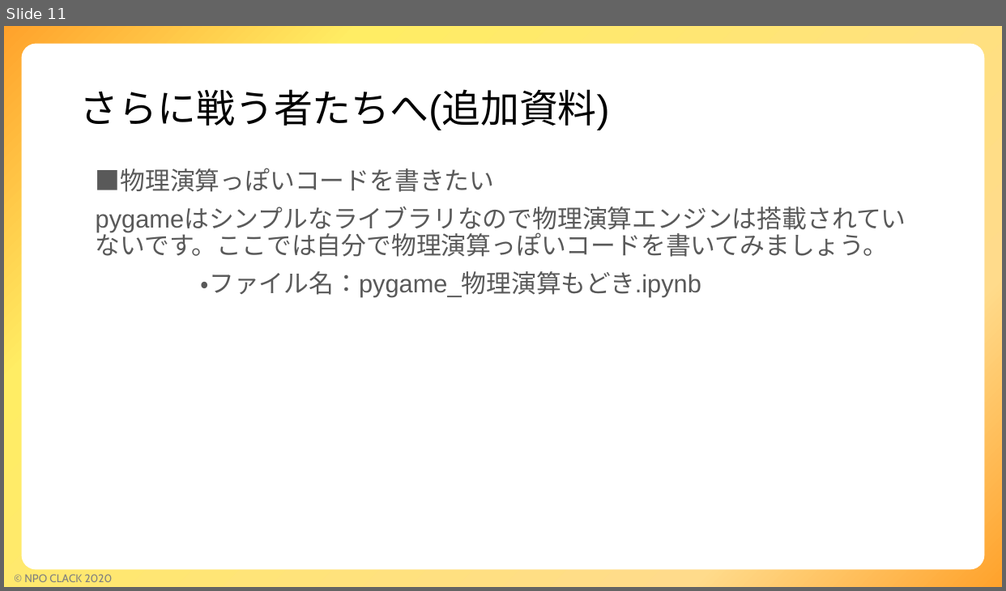
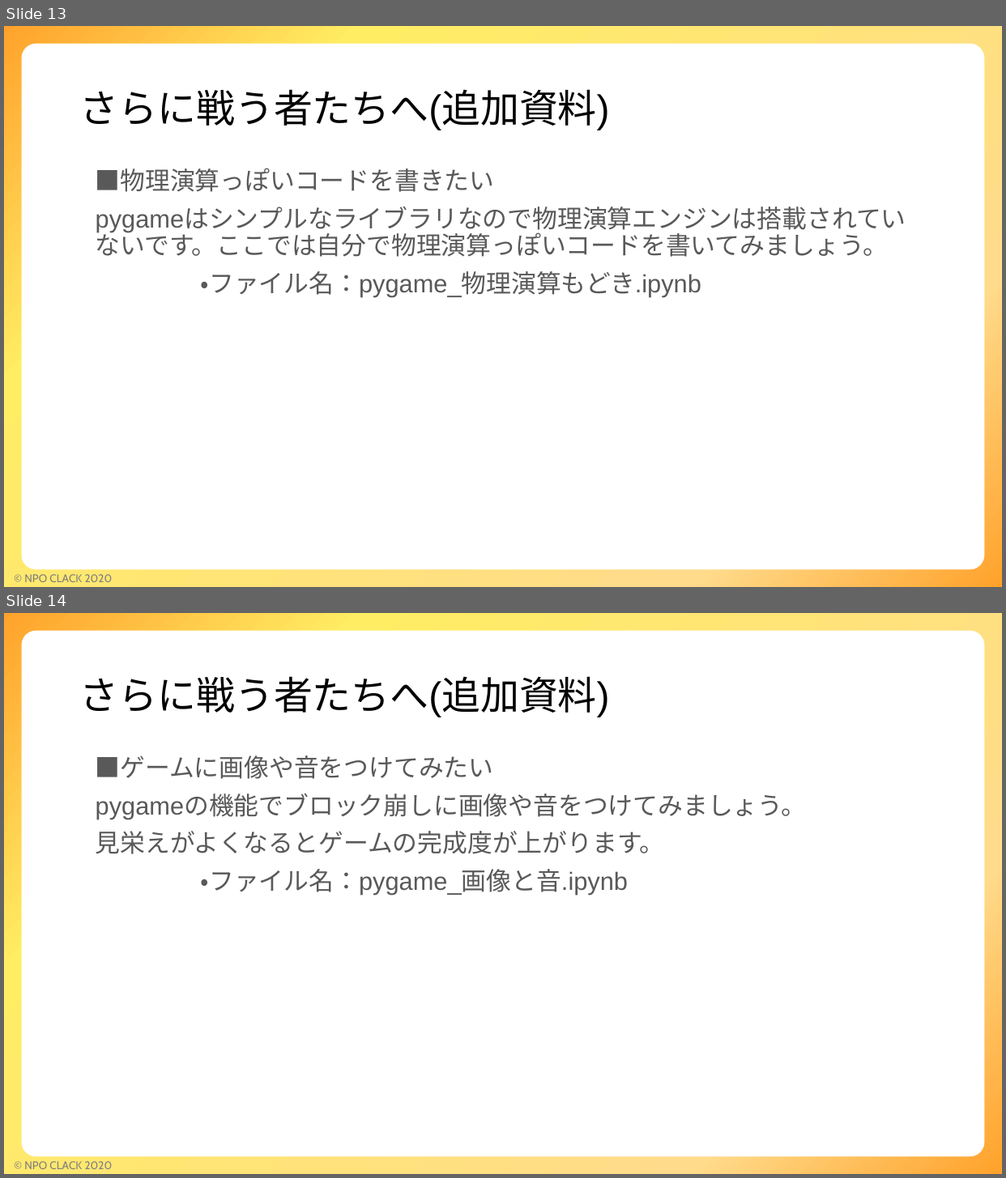
Before and after one commit to npo-clack/pygame, a slide deck: ゲームコース説明.pptx. Shown one above the other, each under a label of ours: slide 11 before the commit, slides 13 and 14 after it. The pictures are 1006x591 and 1006x1178 pixels, drawn with LibreOffice and Linux fonts; fonts in the diff are those of the drawing; background and template pictures are left out. Boxes give left, top, right and bottom in pixels: in the first picture for what was removed or moved away, otherwise in the second. Text is boxed around its words. In the diff, an @@ line names an element or a change of style, - is before the commit and + after.

Commit message:
コース資料に追加分を反映

```diff
--- a/ゲームコース説明.pptx
+++ b/ゲームコース説明.pptx
@@ slide 14 added at [4,613,1002,1174], background #FFFFFF; not listed: 3 template elements that a slide beside it also shows @@
@@ title added at [80,676,610,717], 28 pt, text #000000 @@
+さらに戦う者たちへ(追加資料)
@@ text added at [96,756,807,896], 18 pt, text #595959 @@
+■ゲームに画像や音をつけてみたい
+pygameの機能でブロック崩しに画像や音をつけてみましょう。
+見栄えがよくなるとゲームの完成度が上がります。
+・ファイル名：pygame_画像と音.ipynb
@@ what was slide 11 is now slide 13 @@
```
Also in this commit, not shown: 3 slides changed, 5 other slides added.
